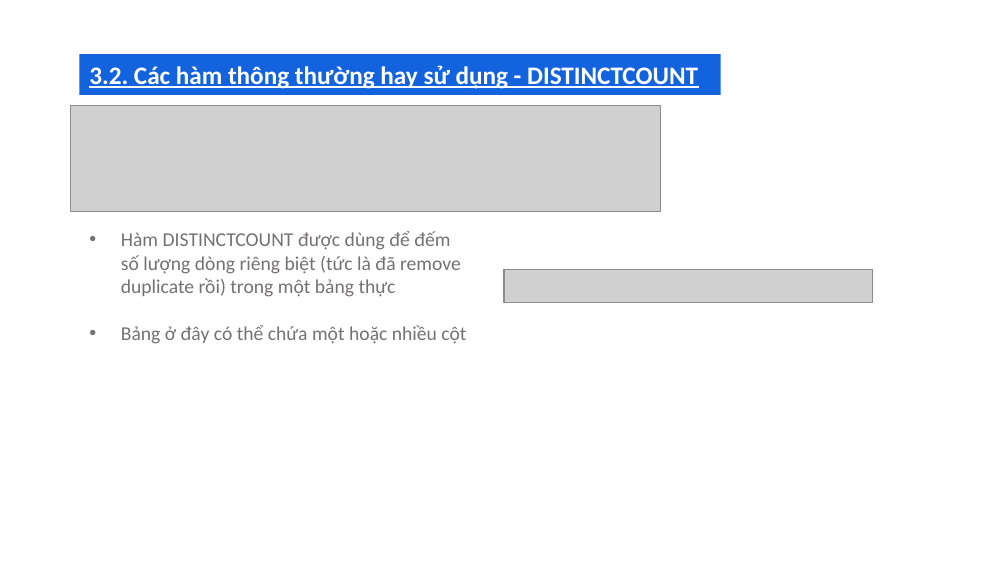
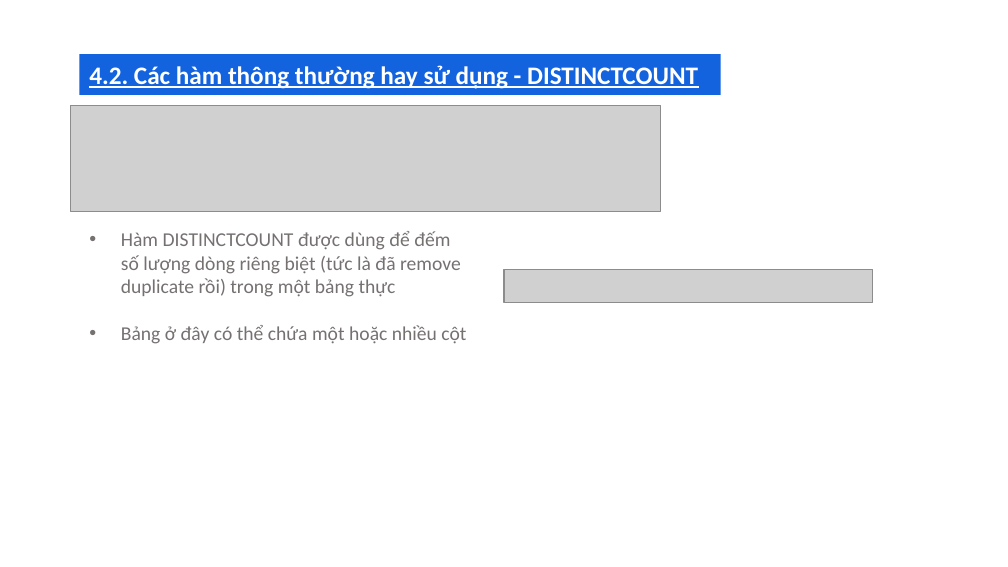
Before and after one commit to hoanghce/Training, a slide deck: slide 45 of Training DKSH.pptx. Drawn at 1008x567 pixels with LibreOffice and Linux fonts; fonts in the diff are those of the drawing; grey boxes stand for pictures. Boxes give left, top, right and bottom in pixels: in the first picture for what was removed or moved away, otherwise in the second. Text is boxed around its words. In the diff, an @@ line names an element or a change of style, - is before the commit and + after.

```diff
--- a/Training DKSH.pptx
+++ b/Training DKSH.pptx
@@ text in rectangle at (89, 65, 698, 89): text changed @@
-3.2. Các hàm thông thường hay sử dụng - DISTINCTCOUNT
+4.2. Các hàm thông thường hay sử dụng - DISTINCTCOUNT
```
Also in this commit, not shown: 4 other slides changed.
